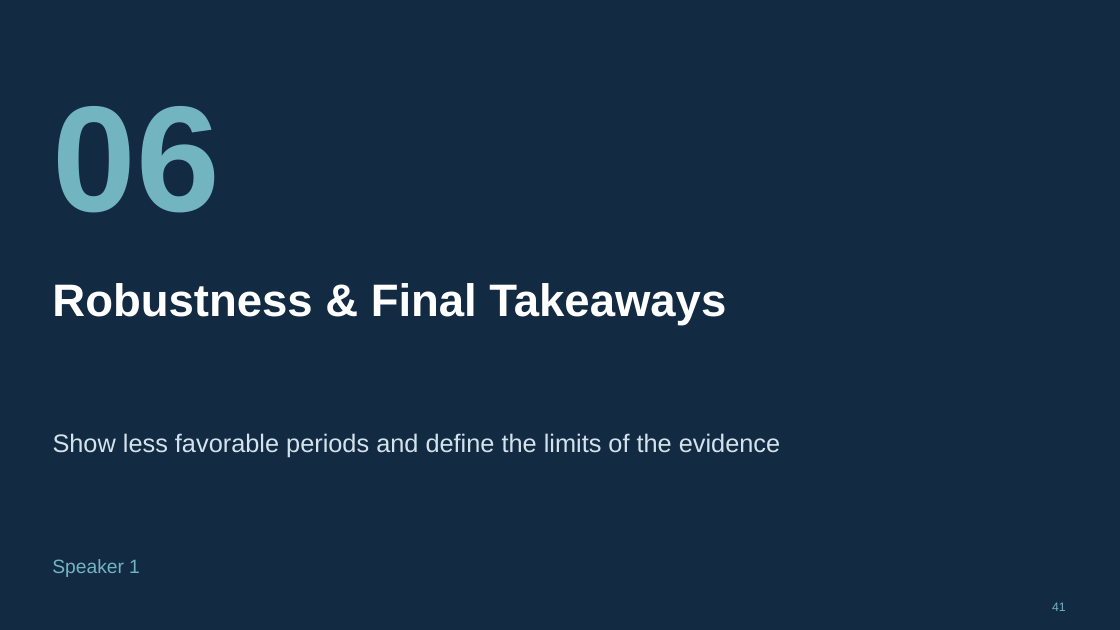
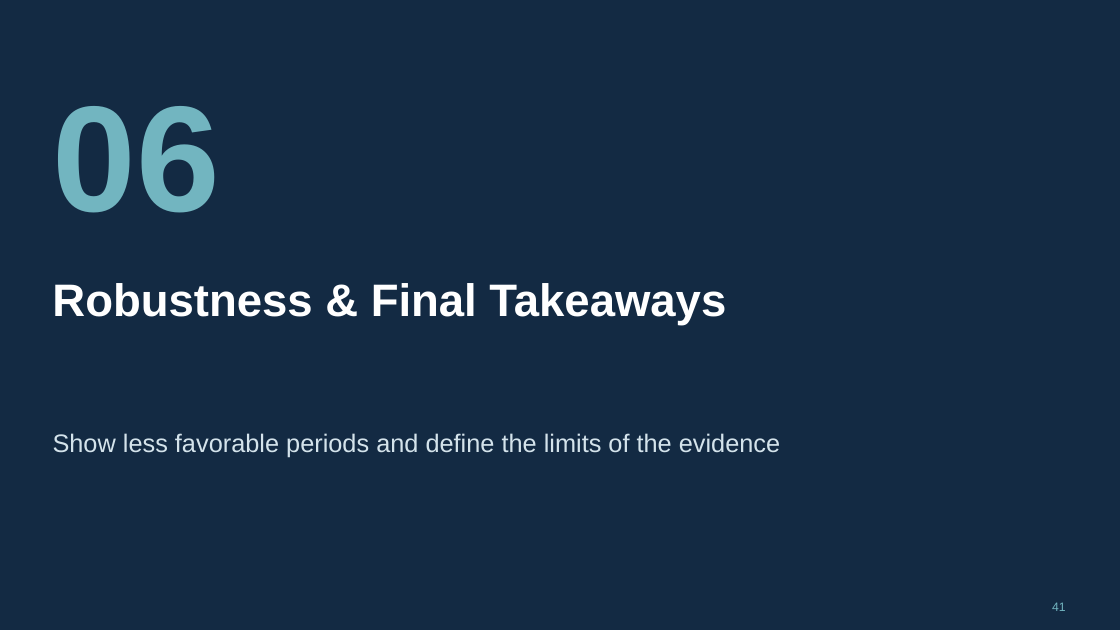
Before and after one commit to str311/FE5209-Weiming-Group, a slide deck: slide 41 of presentation/MWRP_Final_Presentation.pptx. Drawn at 1120x630 pixels with LibreOffice and Linux fonts; fonts in the diff are those of the drawing. Boxes give left, top, right and bottom in pixels: in the first picture for what was removed or moved away, otherwise in the second. Text is boxed around its words. In the diff, an @@ line names an element or a change of style, - is before the commit and + after.

```diff
--- a/presentation/MWRP_Final_Presentation.pptx
+++ b/presentation/MWRP_Final_Presentation.pptx
@@ text removed at (x1=52, y1=559, x2=140, y2=577) @@
-Speaker 1
```
Also in this commit, not shown: 6 other slides changed, 2 other files.
